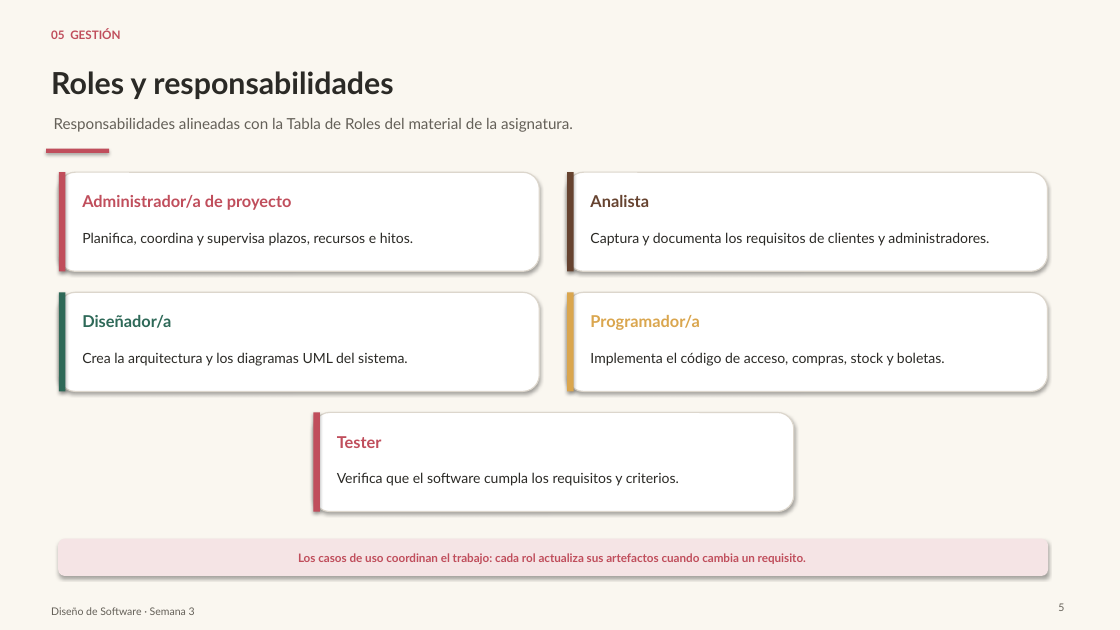
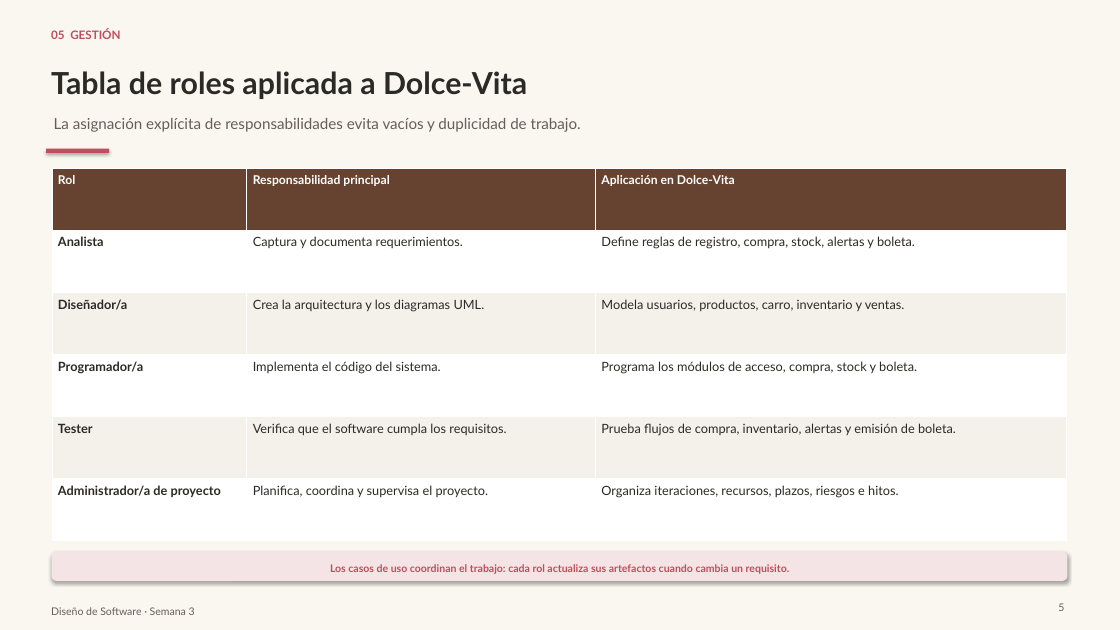
Before and after one commit to TheXKnight117/amarillo, a slide deck: slide 5 of Presentacion_Dolce_Vita_Proceso_Unificado.pptx. Drawn at 1120x630 pixels with LibreOffice and Linux fonts; fonts in the diff are those of the drawing. Boxes give left, top, right and bottom in pixels: in the first picture for what was removed or moved away, otherwise in the second. Text is boxed around its words. In the diff, an @@ line names an element or a change of style, - is before the commit and + after.

```diff
--- a/Presentacion_Dolce_Vita_Proceso_Unificado.pptx
+++ b/Presentacion_Dolce_Vita_Proceso_Unificado.pptx
@@ text at (51,71,527,99): text changed @@
-Roles y responsabilidades
+Tabla de roles aplicada a Dolce‑Vita
@@ text at (54,118,581,132): text changed @@
-Responsabilidades alineadas con la Tabla de Roles del material de la asignatura.
+La asignación explícita de responsabilidades evita vacíos y duplicidad de trabajo.
@@ table added at (52,168,1067,541), 6 rows, 3 columns @@
+Rol | Responsabilidad principal | Aplicación en Dolce‑Vita
+Analista | Captura y documenta requerimientos. | Define reglas de registro, compra, stock, alertas y boleta.
+Diseñador/a | Crea la arquitectura y los diagramas UML. | Modela usuarios, productos, carro, inventario y ventas.
+Programador/a | Implementa el código del sistema. | Programa los módulos de acceso, compra, stock y boleta.
+Tester | Verifica que el software cumpla los requisitos. | Prueba flujos de compra, inventario, alertas y emisión de boleta.
+Administrador/a de proyecto | Planifica, coordina y supervisa el proyecto. | Organiza iteraciones, recursos, plazos, riesgos e hitos.
@@ rounded rectangle removed at (59,172,539,271) @@
@@ rectangle removed at (59,172,66,271) @@
@@ rounded rectangle removed at (567,172,1048,271) @@
@@ rectangle removed at (567,172,574,271) @@
@@ text removed at (82,195,292,210) @@
-Administrador/a de proyecto
@@ text removed at (590,195,649,207) @@
-Analista
@@ text removed at (82,232,413,246) @@
-Planifica, coordina y supervisa plazos, recursos e hitos.
@@ text removed at (590,232,989,246) @@
-Captura y documenta los requisitos de clientes y administradores.
@@ rounded rectangle removed at (59,292,539,392) @@
@@ rectangle removed at (59,292,66,392) @@
@@ rounded rectangle removed at (567,292,1048,392) @@
@@ rectangle removed at (567,292,574,392) @@
@@ text removed at (82,315,171,328) @@
-Diseñador/a
@@ text removed at (590,315,699,330) @@
-Programador/a
@@ text removed at (82,352,408,366) @@
-Crea la arquitectura y los diagramas UML del sistema.
@@ text removed at (590,352,945,366) @@
-Implementa el código de acceso, compras, stock y boletas.
@@ rounded rectangle removed at (313,413,794,512) @@
@@ rectangle removed at (313,413,320,512) @@
@@ text removed at (337,436,382,448) @@
-Tester
@@ text removed at (337,472,679,486) @@
-Verifica que el software cumpla los requisitos y criterios.
@@ rounded rectangle: place and size @@
-rounded rectangle at (59,539,1048,576)
+rounded rectangle at (52,552,1067,581)
@@ text "Los casos de uso coordinan ...": place and size @@
-text "Los casos de uso coordinan ..." at (298,553,806,564)
+text "Los casos de uso coordinan ..." at (330,564,790,574)
@@ text "Los casos de uso coordinan ..." at (330,564,790,574): size 10 to 9 pt @@
```
Also in this commit, not shown: 2 other slides changed, 1 other file.
